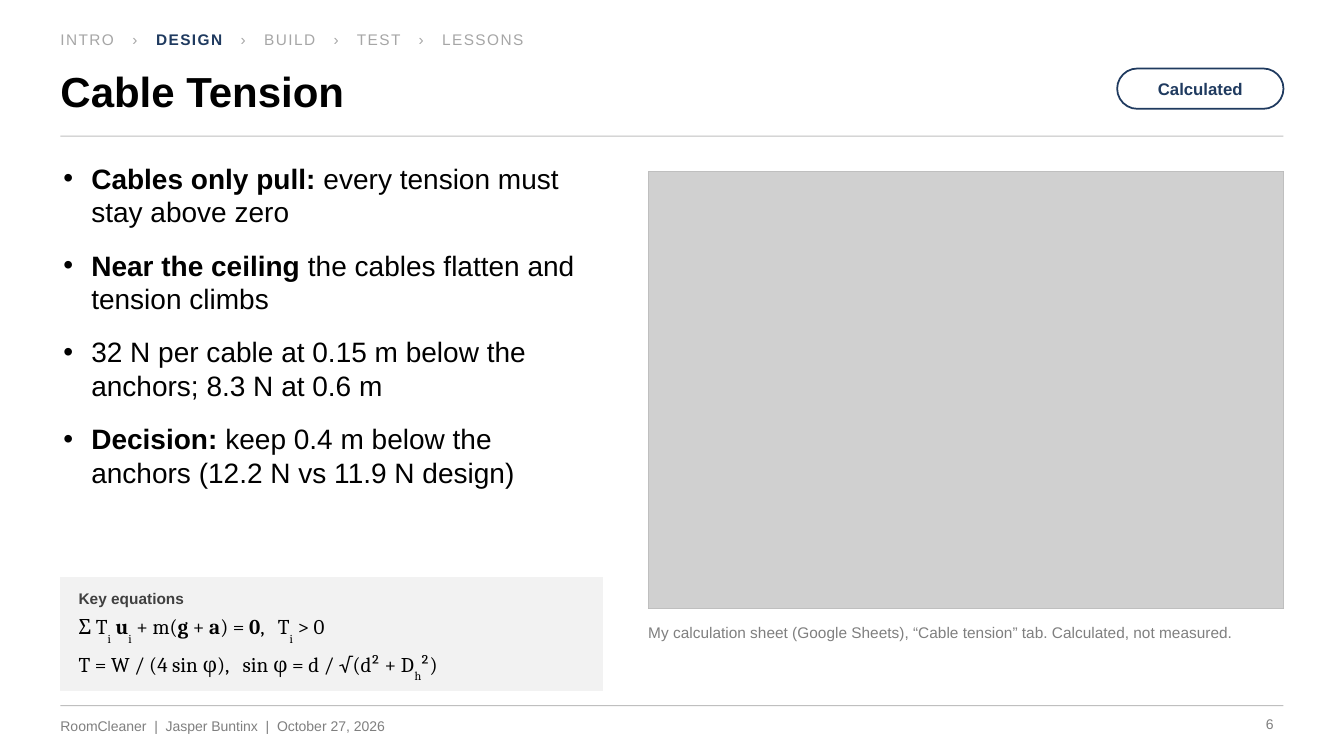
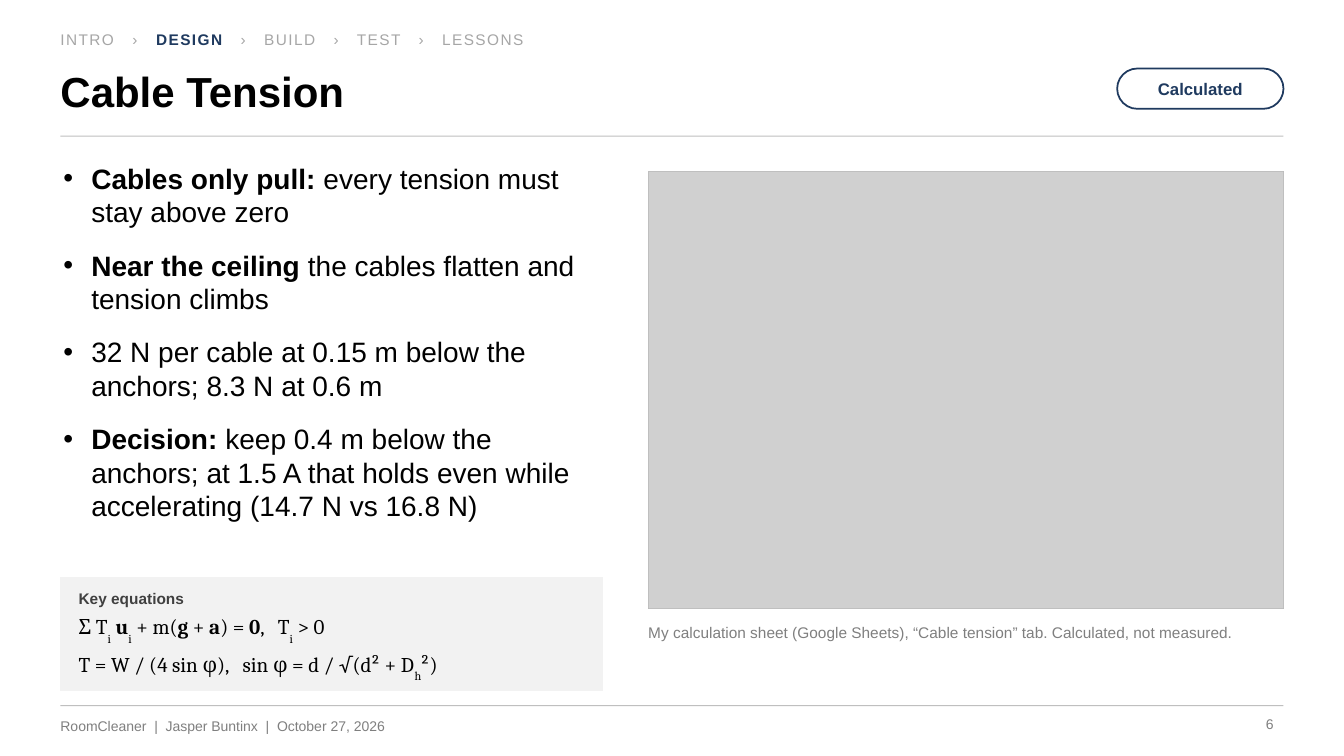
Before and after one commit to Jaspario1199/RoomCleaner, a slide deck: slide 6 of docs/presentation/deck_v5/RoomCleaner_Buntinx_Oct27_v5.pptx. Drawn at 1344x756 pixels with LibreOffice and Linux fonts; fonts in the diff are those of the drawing; grey boxes stand for pictures. Boxes give left, top, right and bottom in pixels: in the first picture for what was removed or moved away, otherwise in the second. Text is boxed around its words. In the diff, an @@ line names an element or a change of style, - is before the commit and + after.

```diff
--- a/docs/presentation/deck_v5/RoomCleaner_Buntinx_Oct27_v5.pptx
+++ b/docs/presentation/deck_v5/RoomCleaner_Buntinx_Oct27_v5.pptx
@@ text at (x1=91, y1=428, x2=570, y2=522): text changed @@
-• Decision: keep 0.4 m below the anchors (12.2 N vs 11.9 N design)
+• Decision: keep 0.4 m below the anchors; at 1.5 A that holds even while accelerating (14.7 N vs 16.8 N)
```
Also in this commit, not shown: 5 other slides changed, 18 other files.
